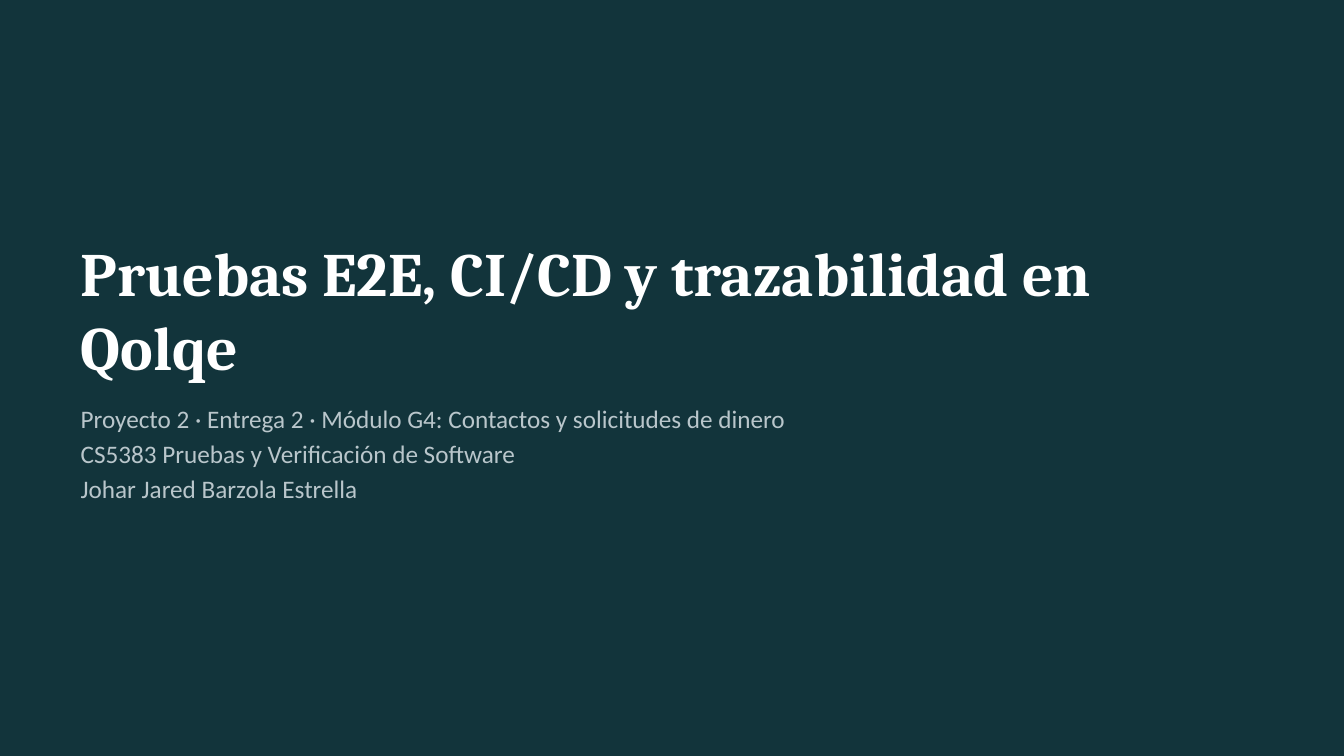
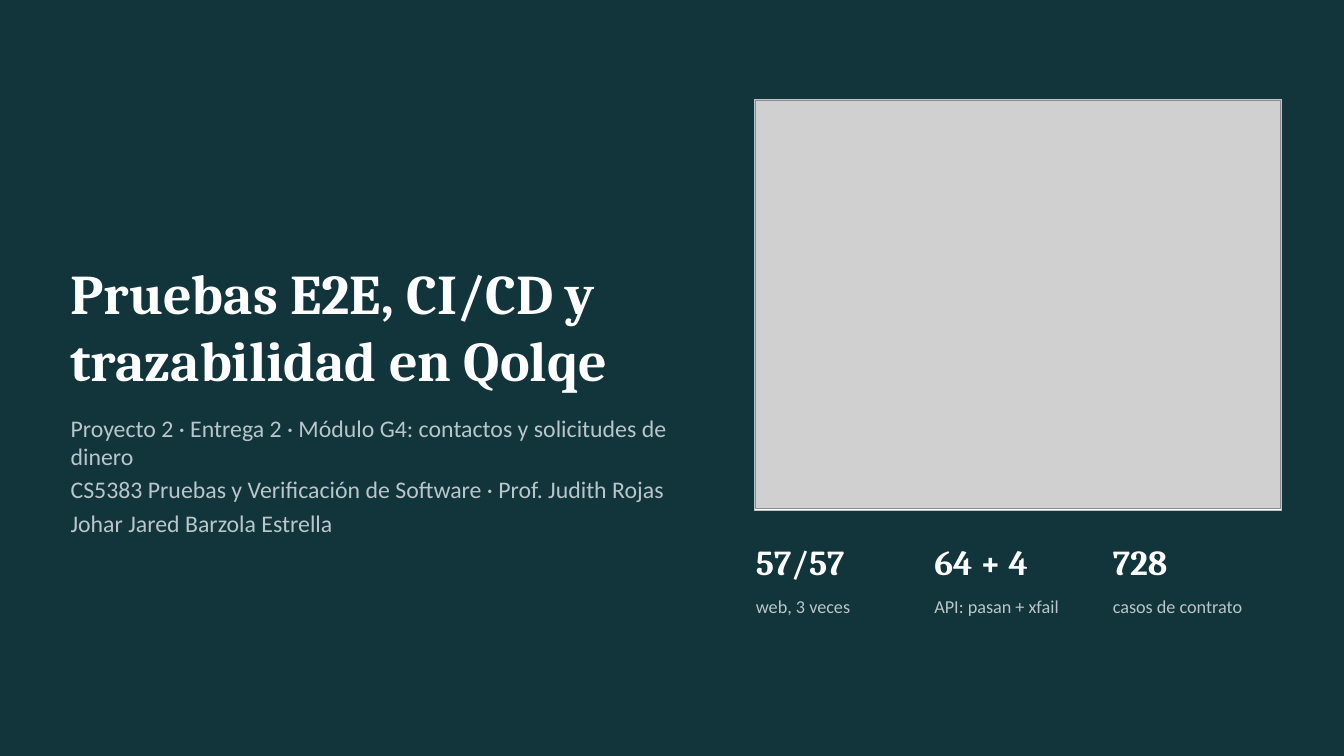
Before and after one commit to Joharjbe/qolqe-wallet, a slide deck: slide 1 of docs/Entrega2_G4_E2E_CICD.pptx. Drawn at 1344x756 pixels with LibreOffice and Linux fonts; fonts in the diff are those of the drawing; grey boxes stand for pictures. Boxes give left, top, right and bottom in pixels: in the first picture for what was removed or moved away, otherwise in the second. Text is boxed around its words. In the diff, an @@ line names an element or a change of style, - is before the commit and + after.

```diff
--- a/docs/Entrega2_G4_E2E_CICD.pptx
+++ b/docs/Entrega2_G4_E2E_CICD.pptx
@@ rectangle added at <box>755,99,1282,510</box>, fill #FFFFFF, outline #B9C6CB 0.75 pt @@
@@ picture added at <box>756,101,1280,509</box> @@
@@ title "Pruebas E2E, CI/CD y trazabilidad ...": place and size @@
-title "Pruebas E2E, CI/CD y trazabilidad ..." at <box>81,253,1091,383</box>
+title "Pruebas E2E, CI/CD y trazabilidad ..." at <box>71,275,607,393</box>
@@ title "Pruebas E2E, CI/CD y trazabilidad ..." at <box>71,275,607,393</box>: size 44 to 40 pt @@
@@ text "Proyecto 2 · Entrega 2 ...": place and size @@
-text "Proyecto 2 · Entrega 2 ..." at <box>81,410,784,498</box>
+text "Proyecto 2 · Entrega 2 ..." at <box>71,420,666,532</box>
@@ text at <box>71,420,666,502</box>: text changed; size 18 to 17 pt @@
-Proyecto 2 · Entrega 2 · Módulo G4: Contactos y solicitudes de dinero
-CS5383 Pruebas y Verificación de Software
+Proyecto 2 · Entrega 2 · Módulo G4: contactos y solicitudes de dinero
+CS5383 Pruebas y Verificación de Software · Prof. Judith Rojas
@@ text at <box>71,515,332,532</box>: size 18 to 17 pt in "Johar Jared Barzola Estrella" @@
@@ text added at <box>756,550,845,580</box>, 25 pt, text #FFFFFF, bold @@
+57/57
@@ text added at <box>934,551,1028,576</box>, 25 pt, text #FFFFFF, bold @@
+64 + 4
@@ text added at <box>1113,551,1167,576</box>, 25 pt, text #FFFFFF, bold @@
+728
@@ text added at <box>756,600,850,615</box>, 13 pt, text #B9C6CB @@
+web, 3 veces
@@ text added at <box>934,600,1059,616</box>, 13 pt, text #B9C6CB @@
+API: pasan + xfail
@@ text added at <box>1113,600,1243,613</box>, 13 pt, text #B9C6CB @@
+casos de contrato
```
Also in this commit, not shown: 5 other slides changed, 13 slides added, 7 slides removed, 2 other files.
